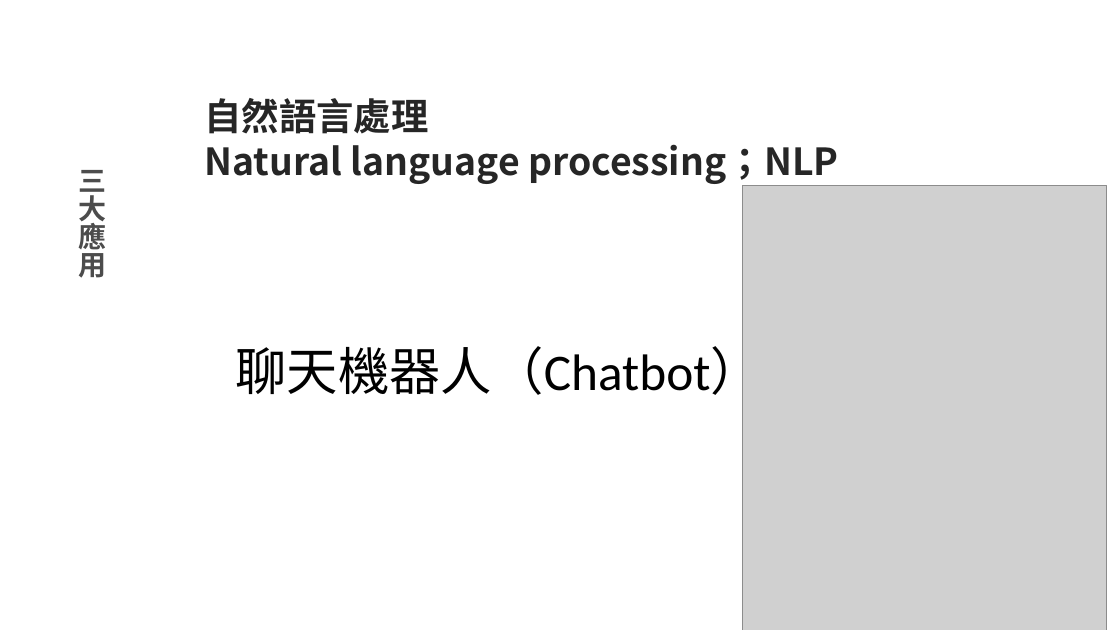
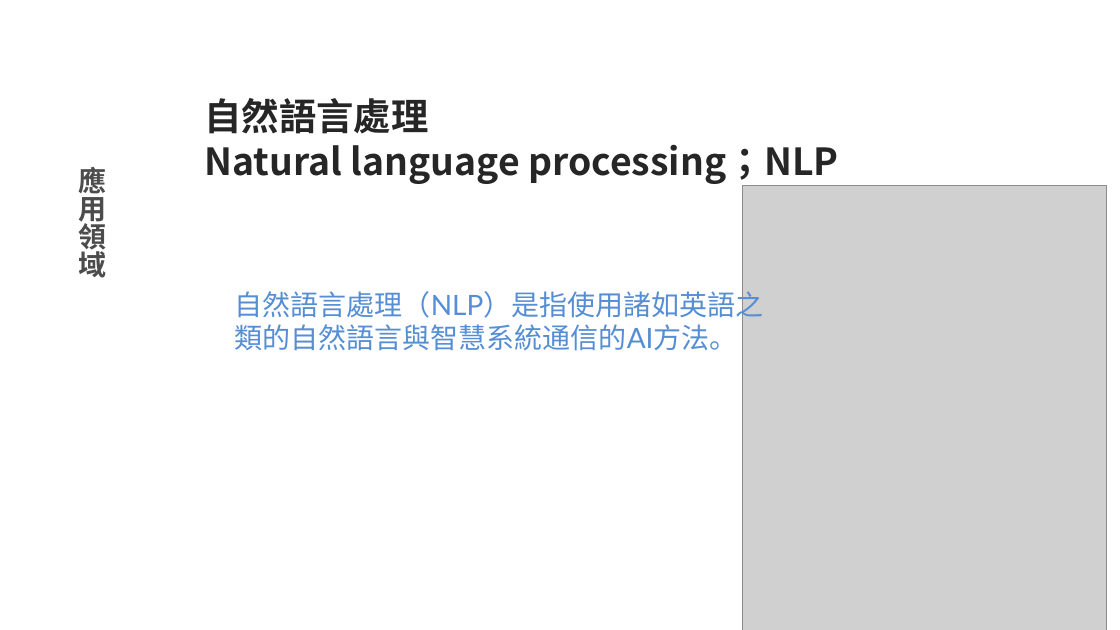
Before and after one commit to pcmsricky/chatbot, a slide deck: slide 13 of NLP2.pptx (slide 12 before the commit). Drawn at 1120x630 pixels with LibreOffice and Linux fonts; fonts in the diff are those of the drawing; grey boxes stand for pictures; background and template pictures are left out. Boxes give left, top, right and bottom in pixels: in the first picture for what was removed or moved away, otherwise in the second. Text is boxed around its words. In the diff, an @@ line names an element or a change of style, - is before the commit and + after.

```diff
--- a/NLP2.pptx
+++ b/NLP2.pptx
@@ text at <box>79,163,107,278</box>: text changed @@
-三大應用
+應用領域
@@ text added at <box>235,287,764,351</box>, 24 pt, text #558ED5 @@
+自然語言處理（NLP）是指使用諸如英語之類的自然語言與智慧系統通信的AI方法。
@@ text removed at <box>235,338,762,403</box> @@
-聊天機器人（Chatbot）
```
Also in this commit, not shown: 5 other slides changed, 6 slides added, 2 other files.
